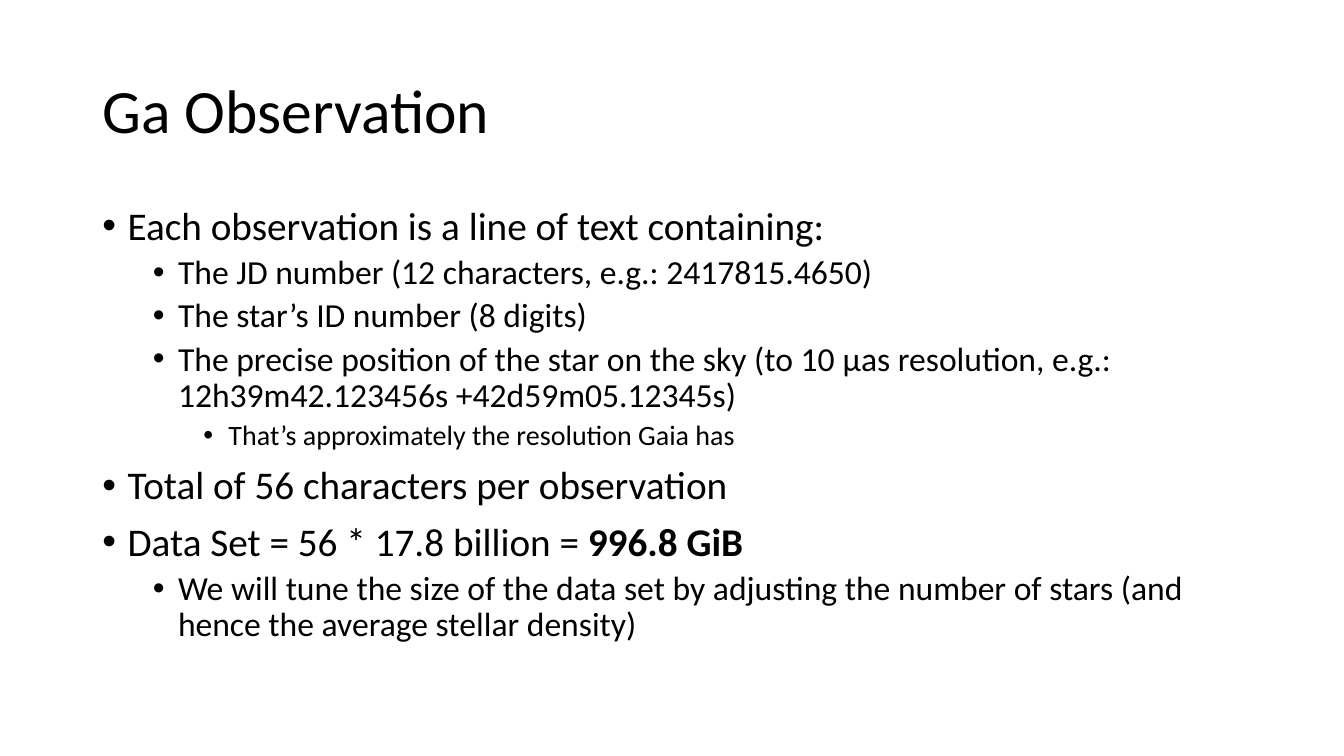
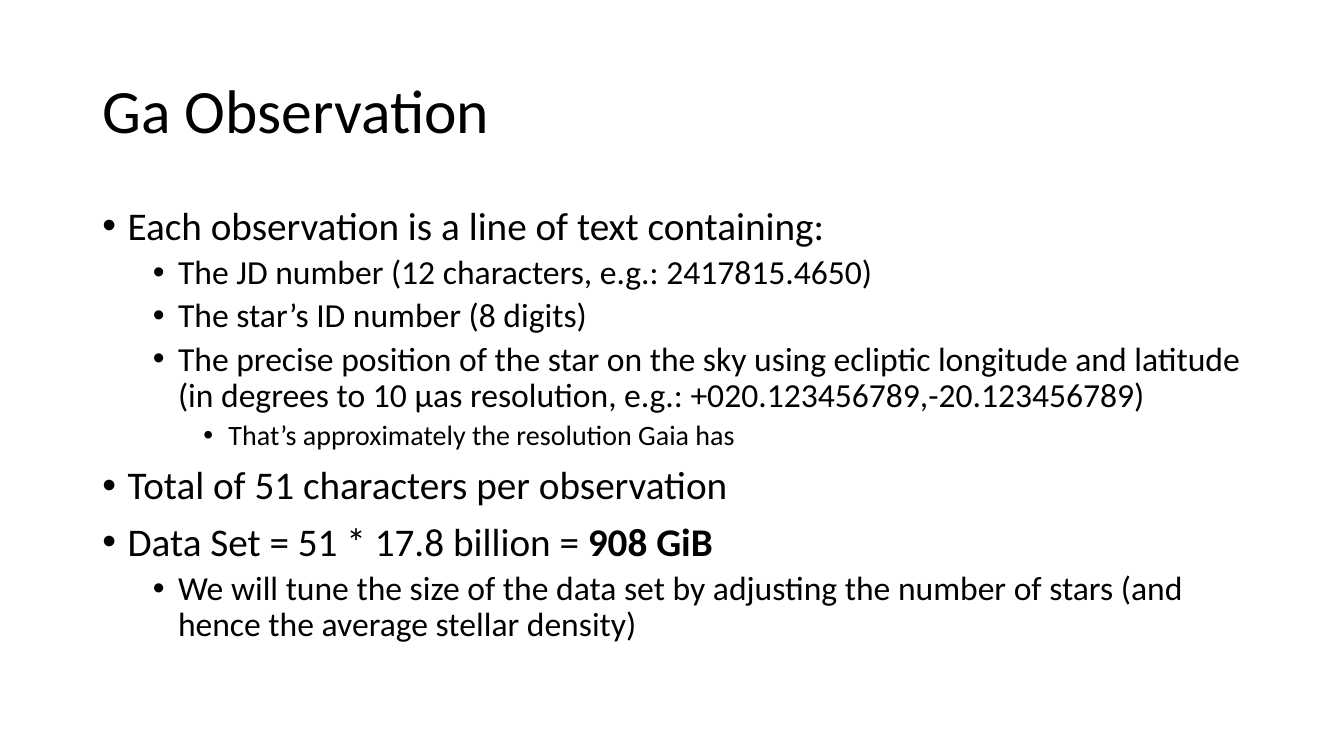
Before and after one commit to SevanBadal/idg, a slide deck: slide 8 of doc/Ga.pptx. Drawn at 1344x756 pixels with LibreOffice and Linux fonts; fonts in the diff are those of the drawing. Boxes give left, top, right and bottom in pixels: in the first picture for what was removed or moved away, otherwise in the second. Text is boxed around its words. In the diff, an @@ line names an element or a change of style, - is before the commit and + after.

```diff
--- a/doc/Ga.pptx
+++ b/doc/Ga.pptx
@@ text at [178,347,1239,413]: text changed @@
-  • The precise position of the star on the sky (to 10 μas resolution, e.g.: 12h39m42.123456s +42d59m05.12345s)
+  • The precise position of the star on the sky using ecliptic longitude and latitude (in degrees to 10 μas resolution, e.g.: +020.123456789,-20.123456789)
@@ text at [128,471,727,557]: text changed @@
-• Total of 56 characters per observation
-• Data Set = 56 * 17.8 billion = 996.8 GiB
+• Total of 51 characters per observation
+• Data Set = 51 * 17.8 billion = 908 GiB
```
Also in this commit, not shown: 1 other file.
